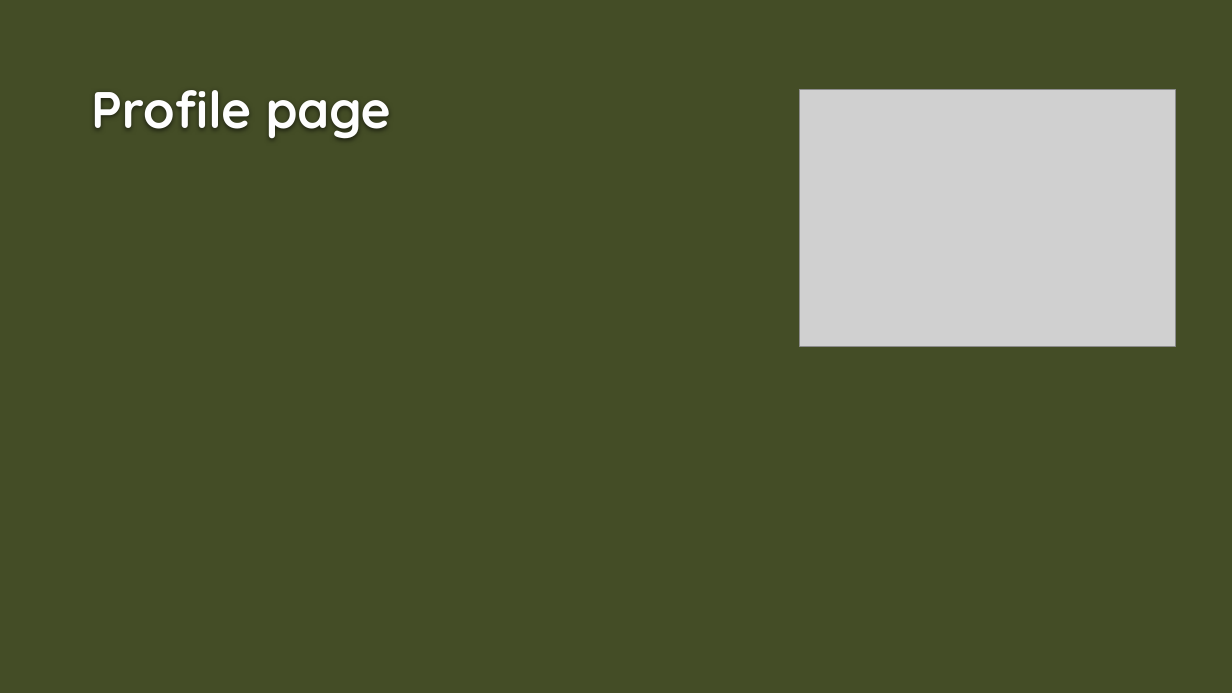
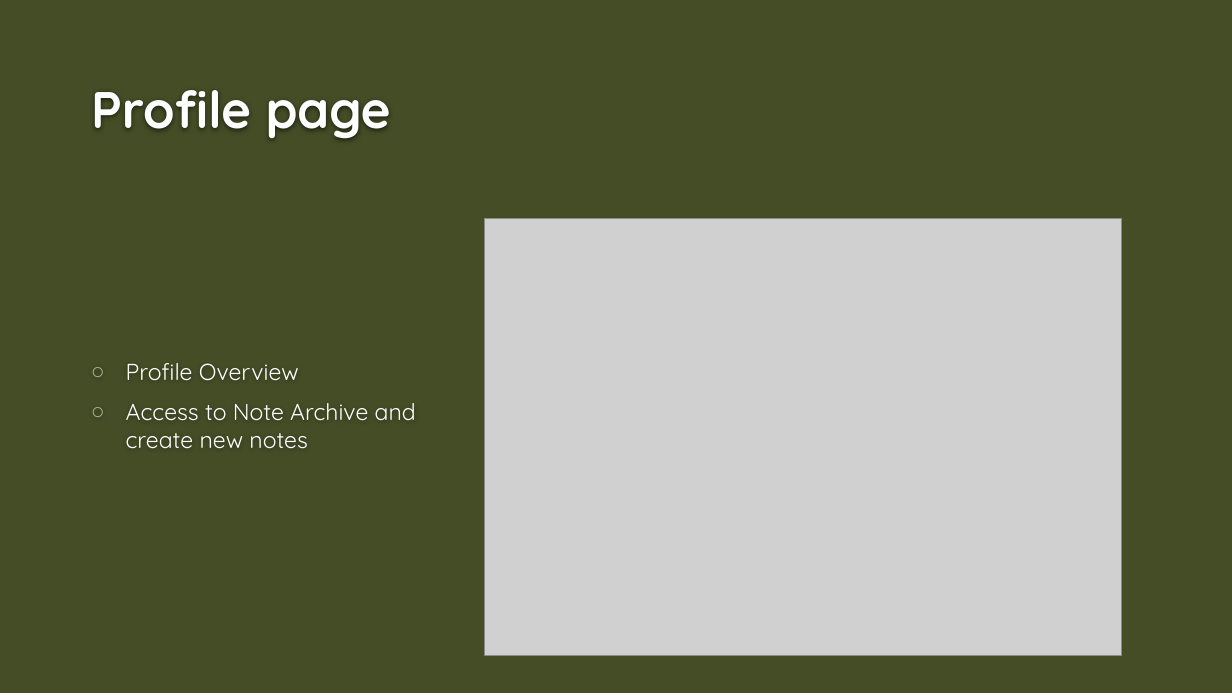
Before and after one commit to Dwaddle26/EncryptNotes, a slide deck: slide 3 of Phase 3 Documentation/Team_2_Presentation_3.pptx. Drawn at 1232x693 pixels with LibreOffice and Linux fonts; fonts in the diff are those of the drawing; grey boxes stand for pictures; background and template pictures are left out. Boxes give left, top, right and bottom in pixels: in the first picture for what was removed or moved away, otherwise in the second. Text is boxed around its words. In the diff, an @@ line names an element or a change of style, - is before the commit and + after.

```diff
--- a/Phase 3 Documentation/Team_2_Presentation_3.pptx
+++ b/Phase 3 Documentation/Team_2_Presentation_3.pptx
@@ picture resized from (x1=799, y1=90, x2=1176, y2=347) to (x1=484, y1=219, x2=1121, y2=655) @@
@@ text added at (x1=126, y1=363, x2=416, y2=449), 18 pt, text #FFFFFF @@
+○ Profile Overview
+○ Access to Note Archive and create new notes
```
Also in this commit, not shown: 2 other slides changed, 1 slide added, 1 slide removed.
